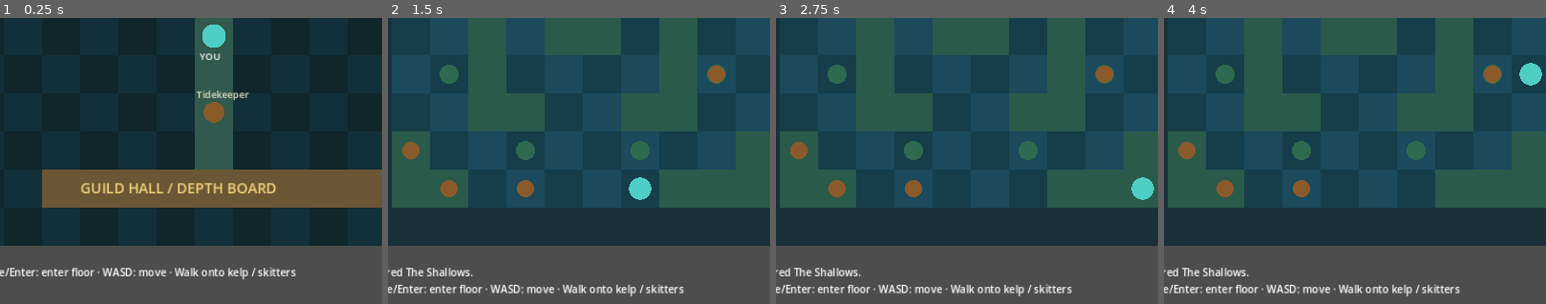
Above: before the commit, frames 1-4 (left to right).
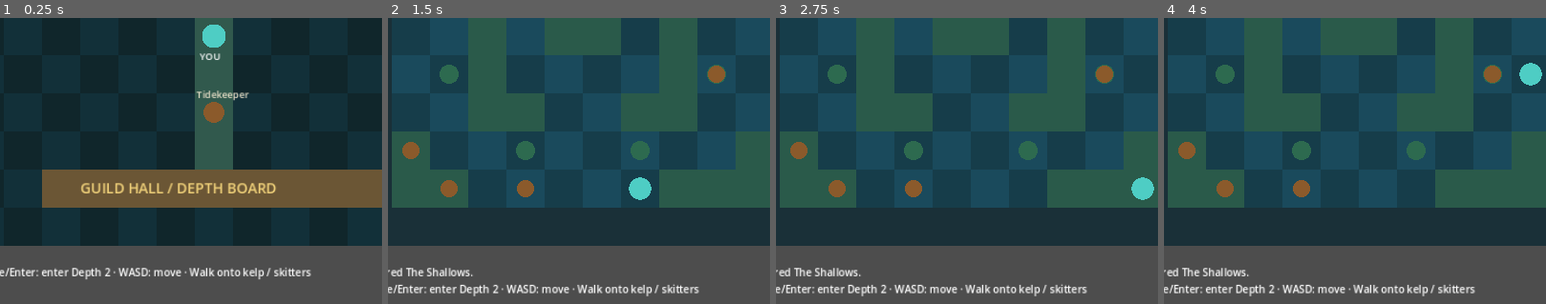
Above: after the commit, the same moments.

Repository: KelpCoin/DreamLedger
Game: Godot game, scene res://scenes/main.tscn
Same seed, same stepped clock (60 frames per second), same inputs: the game is played once before the commit and once after it.
Inputs (mouse positions are % of the whole screen's width and height, from its top left):
- Up to frame 1 (0.25 s): no input
- Up to frame 2 (1.5 s): click (81, 81) at 0.52 s; type "12" at 0.6 s; tap Enter (ui_accept) at 1.25 s; hold D (move_right) from 1.28 s (still down)
- Up to frame 3 (2.75 s): tap Enter (ui_accept) at 1.52, 2.27 s; release D (move_right) at 2.03 s; hold S (move_down) from 2.03 s (still down)
- Up to frame 4 (4 s): tap Enter (ui_accept) at 2.75, 3.5, 3.77 s; release S (move_down) at 2.78 s; hold D (move_right) 2.78-3.53 s; hold W (move_up) from 3.53 s (still down)
The pictures show only the part of the screen within x 4-54%, y 40-90%; the shares and areas given below are measured in that part.

The runs differ from the first frame. In frame 1, 1.3% of the frame differs, in the area x 18-82%, y 87-92%; in frame 2, 1.2%; in frame 3, 1.2%; in frame 4, 1.2%.

Commit message:
PHINHAVEN: use canonical Depth terminology

Diff:
--- a/phinhaven/godot/shallows/scenes/main.tscn
+++ b/phinhaven/godot/shallows/scenes/main.tscn
@@ -22,7 +22,7 @@
 offset_bottom = 710.0
 autowrap_mode = 3
 theme_override_font_sizes/font_size = 13
-text = "Space/Enter: enter floor · WASD: move · Walk onto kelp / skitters"
+text = "Space/Enter: enter Depth 2 · WASD: move · Walk onto kelp / skitters"
 
 
 [node name="ChatLabel" type="Label" parent="UI"]
